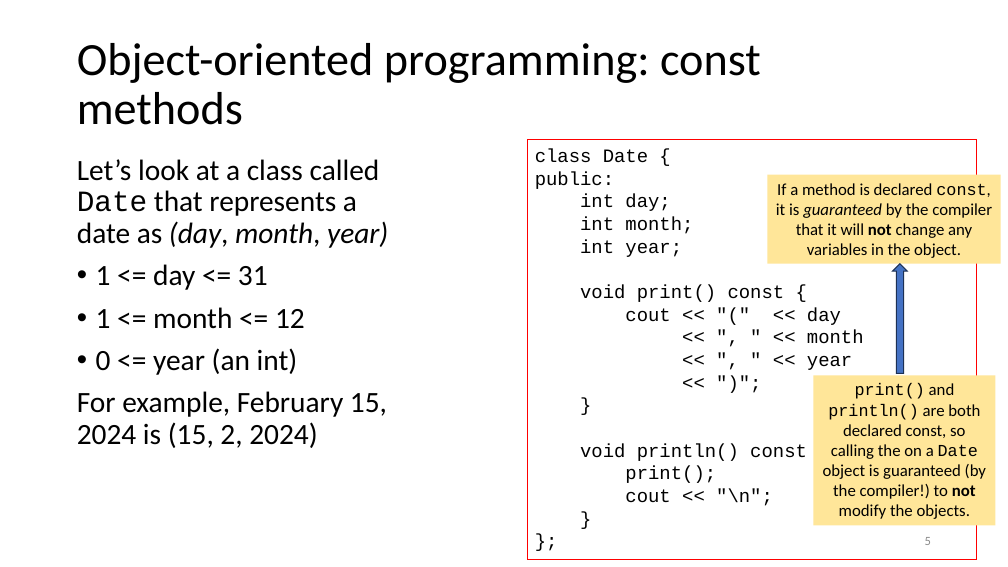
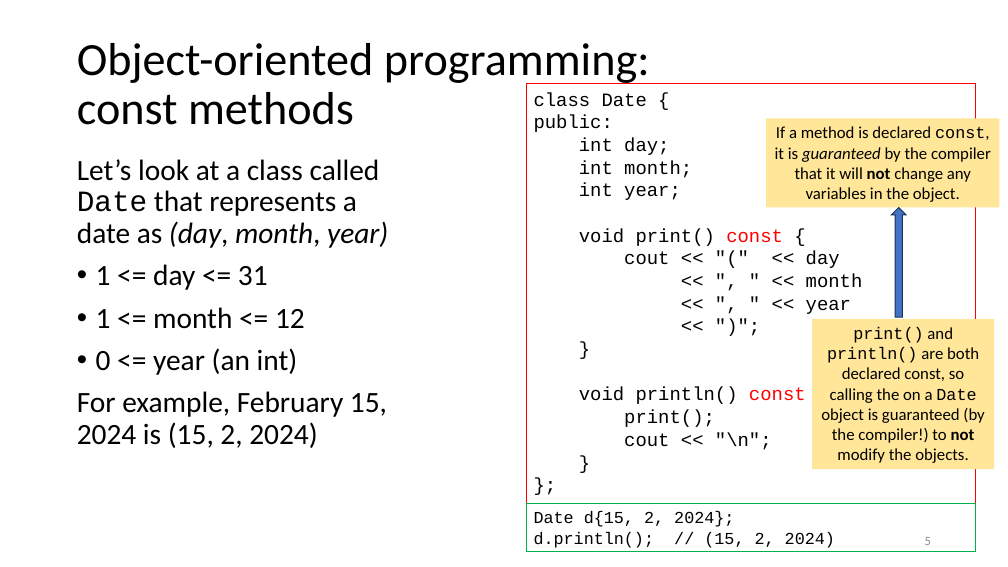
Before and after one commit to tjd1234/cmpt135spring2024, a slide deck: slide 5 of sample_code/week5/week5_cmpt135.pptx. Drawn at 1008x567 pixels with LibreOffice and Linux fonts; fonts in the diff are those of the drawing. Boxes give left, top, right and bottom in pixels: in the first picture for what was removed or moved away, otherwise in the second. Text is boxed around its words. In the diff, an @@ line names an element or a change of style, - is before the commit and + after.

```diff
--- a/sample_code/week5/week5_cmpt135.pptx
+++ b/sample_code/week5/week5_cmpt135.pptx
@@ title "Object-oriented programming: const methods" rewrapped from box(77, 43, 761, 125) to box(77, 43, 650, 125) @@
@@ text in rectangle at box(579, 138, 806, 404): text colour #000000 to #FF0000 in "const", "const" @@
@@ 3 rectangles, 1 down arrow: place and size @@
-3 rectangles, 1 down arrow at box(528, 140, 1001, 560)
+3 rectangles, 1 down arrow at box(526, 84, 1000, 504)
@@ rectangle added at box(526, 504, 975, 552), outline #00B050 0.75 pt, 16 pt, text #000000 @@
+Date d{15, 2, 2024};
+d.println(); // (15, 2, 2024)
```
Also in this commit, not shown: 19 other slides changed, 6 slides added, 2 other files.
